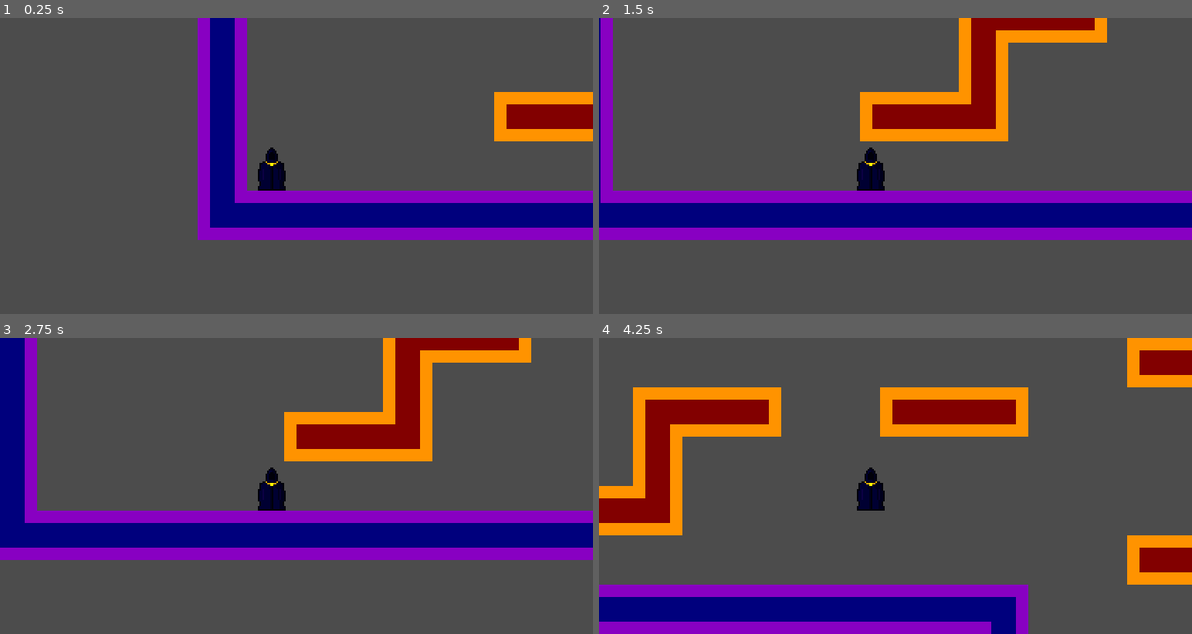
Above: before the commit, frames 1-4 (two rows, left to right).
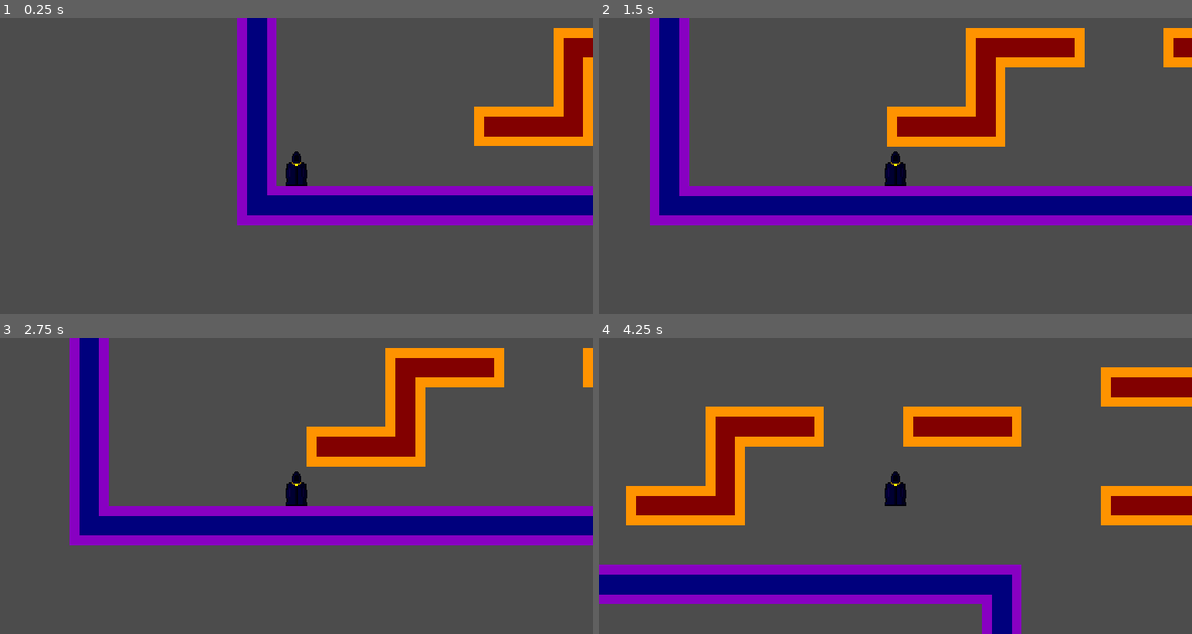
Above: after the commit, the same moments.

Repository: Nerdling-S/My_Seven_Joys
Game: Godot game, scene res://Level1.tscn
Same seed, same stepped clock (60 frames per second), same inputs: the game is played once before the commit and once after it.
Inputs:
- Up to frame 1 (0.25 s): no input
- Up to frame 2 (1.5 s): tap Enter at 0.5 s; hold Right (game_right) from 0.53 s (still down); tap Up (game_jump) at 0.77 s
- Up to frame 3 (2.75 s): tap Up (game_jump) at 1.52 s; release Right (game_right) at 2.03 s; hold Left (game_left) from 2.03 s (still down)
- Up to frame 4 (4.25 s): release Left (game_left) at 2.78 s; hold Right (game_right) from 2.78 s (still down); tap Up (game_jump) at 3.02, 3.77 s

The runs differ from the first frame. In frame 1, 20% of the frame differs, in the area x 33-100%, y 0-75%; in frame 2, 25%; in frame 3, 27%; in frame 4, 38%, in the area x 0-100%, y 0-100%.

Commit message:
Minor changes
Moved platforms up in level
Changed camera zoom
Failed character resizing

Diff:
--- a/Level1.tscn
+++ b/Level1.tscn
@@ -12,7 +12,7 @@
 cell_size = Vector2( 32, 32 )
 collision_friction = 0.0
 format = 1
-tile_data = PoolIntArray( -196608, 1, 1, -196607, 1, 196610, …(802 unchanged characters)… , 196615, 0, 196610, 196616, 0, 131075, 262144, 1, 65536, 262162, 0, 196609, 262163, 0, 196610, 262164, 0, 196610, 262165, 0, 196611, 327680, 1, 131073, 327681, 1, 196610,  …(597 unchanged characters)…
+tile_data = PoolIntArray( -196608, 1, 1, -196607, 1, 196610, …(802 unchanged characters)… , 196615, 0, 196610, 196616, 0, 131075, 196626, 0, 196609, 196627, 0, 196610, 196628, 0, 196610, 196629, 0, 196611, 262144, 1, 65536, 327680, 1, 131073, 327681, 1, 196610,  …(597 unchanged characters)…
 
 [node name="Player" type="KinematicBody2D" parent="."]
 position = Vector2( 48, 144 )
@@ -25,5 +25,5 @@
 shape = ExtResource( 4 )
 
 [node name="Camera2D" type="Camera2D" parent="Player"]
-position = Vector2( 16, 0 )
 current = true
+zoom = Vector2( 1.25, 1.25 )
--- a/project.godot
+++ b/project.godot
@@ -25,7 +25,8 @@
 window/size/height=192
 window/size/test_width=1024
 window/size/test_height=600
-window/stretch/mode="viewport"
+window/per_pixel_transparency/allowed=true
+window/stretch/mode="2d"
 
 [input]
 
Binary file changed: characters/player/Soulless_Rest.png
Not shown, changed: characters/player/Soulless_Rest.png.import
